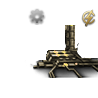
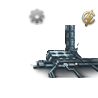
Two versions of the same layered image (98x98). Layer-by-layer changes:
painted on "T1" over 30, 25, 98, 78
